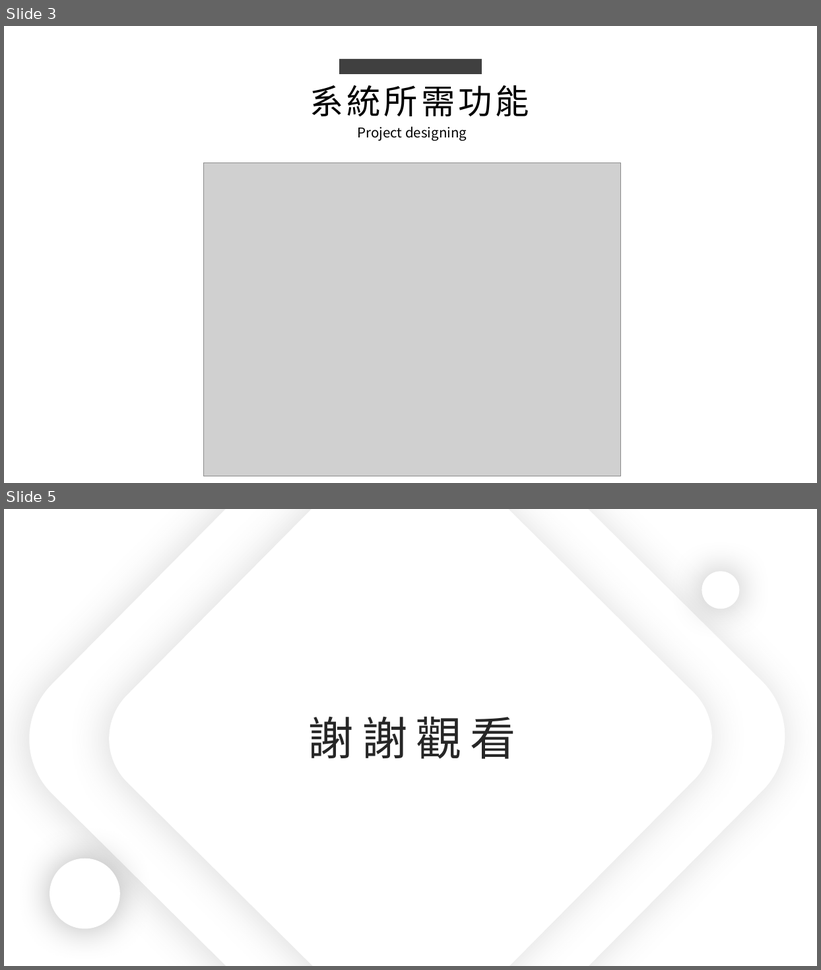
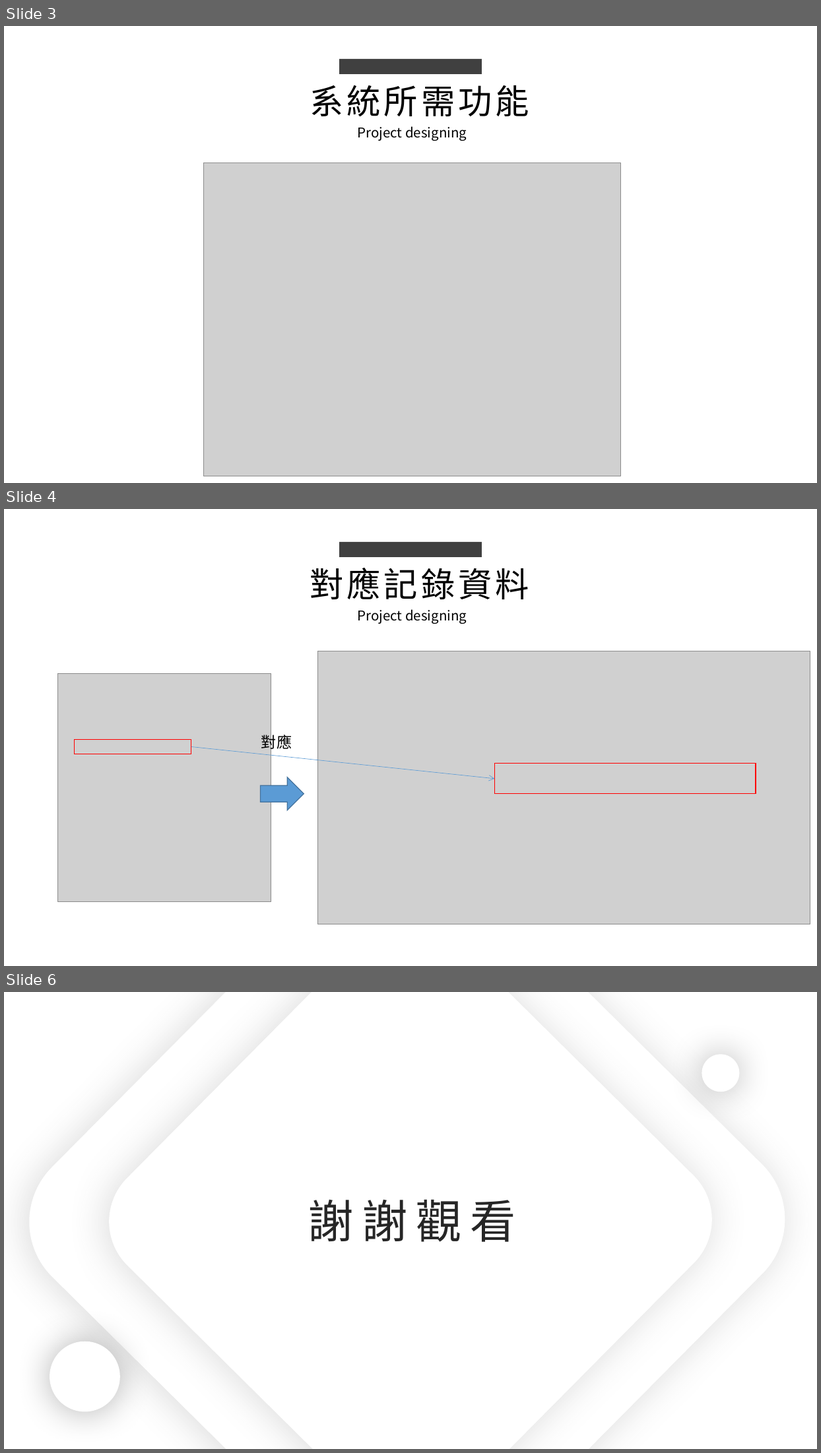
Before and after one commit to king637324/KnowledgeGreenhouseSystem, a slide deck: 工作日報_葉柏漢/2021.08/2021.08.11(加班)~2021.08.12工作日報_葉柏漢.pptx. Shown one above the other, each under a label of ours: slides 3 and 5 before the commit, slides 3, 4 and 6 after it; the slides between them are not shown. The pictures are 821x970 and 821x1453 pixels, drawn with LibreOffice and Linux fonts; fonts in the diff are those of the drawing; grey boxes stand for pictures. Boxes give left, top, right and bottom in pixels: in the first picture for what was removed or moved away, otherwise in the second. Text is boxed around its words. In the diff, an @@ line names an element or a change of style, - is before the commit and + after.

```diff
--- a/工作日報_葉柏漢/2021.08/2021.08.11(加班)~2021.08.12工作日報_葉柏漢.pptx
+++ b/工作日報_葉柏漢/2021.08/2021.08.11(加班)~2021.08.12工作日報_葉柏漢.pptx
@@ slide 4 added at box(4, 509, 817, 966), background #FFFFFF @@
@@ rectangle added at box(339, 542, 482, 557), fill #404040 @@
@@ text added at box(310, 568, 529, 599), 40 pt, text #000000 @@
+對應記錄資料
@@ text added at box(358, 609, 467, 624), 16 pt, text #000000 @@
+Project designing
@@ picture added at box(318, 651, 811, 924) @@
@@ picture added at box(57, 674, 271, 902) @@
@@ rectangle added at box(74, 740, 191, 755), outline #FF0000 1 pt @@
@@ text added at box(261, 733, 292, 752), 18 pt, text #000000 @@
+對應
@@ arrow added from (191, 747) to (495, 779), #5B9BD5 0.5 pt @@
@@ rectangle added at box(495, 764, 756, 795), outline #FF0000 1 pt @@
@@ right arrow added at box(261, 778, 304, 811), fill #5B9BD5, outline #43739E 1 pt @@
@@ what was slide 5 is now slide 6 @@
```
Also in this commit, not shown: 2 slides changed, 3 other files.
